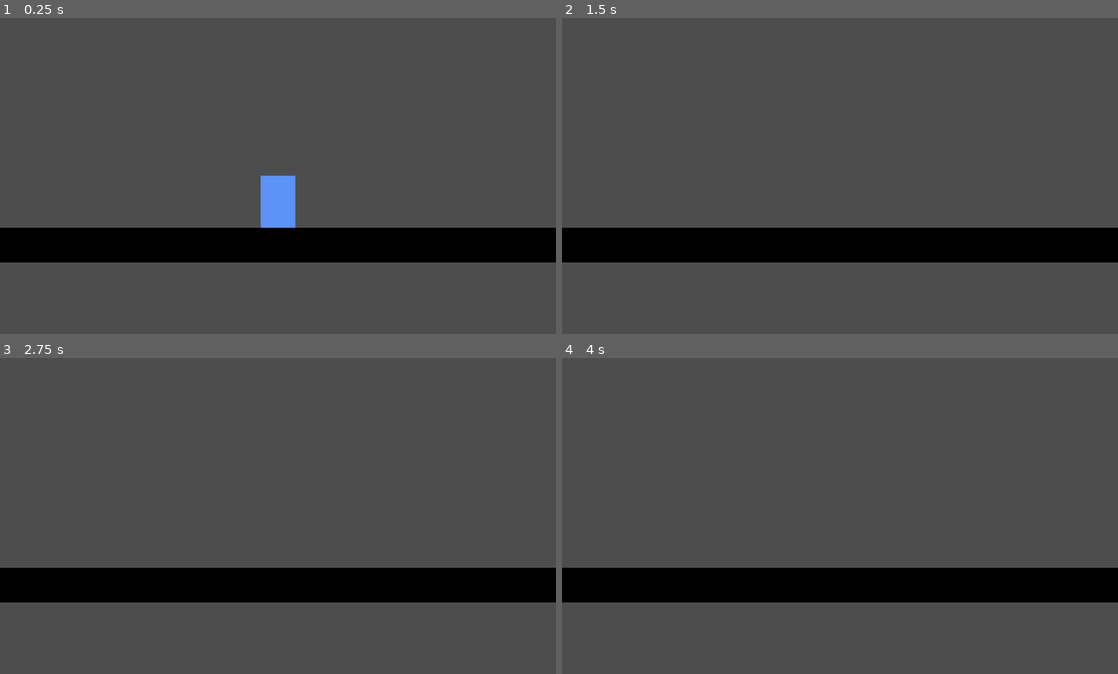
Above: before the commit, frames 1-4 (two rows, left to right).
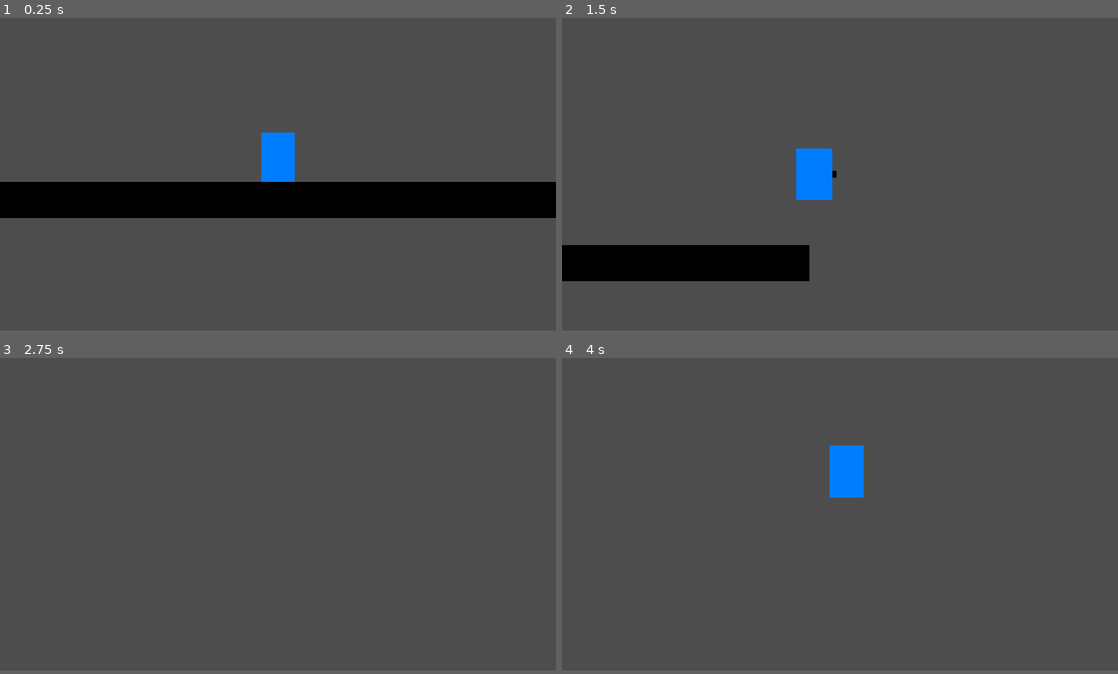
Above: after the commit, the same moments.

Repository: tinsor1/platformer
Game: Godot game, scene res://test.tscn
Two runs of this game, one before a commit and one after it. Both use one fixed random seed, a clock stepped at 60 frames per second and the inputs below.
Inputs:
- Up to frame 1 (0.25 s): no input
- Up to frame 2 (1.5 s): hold L (Dash, bound only after the commit) 0.53-1.28 s; hold D (Move Right) from 0.53 s (still down); tap Space (Jump) at 0.77, 1.07 s; tap Shift (Dash, bound only before the commit) at 0.8, 1.35 s
- Up to frame 3 (2.75 s): tap Space (Jump) at 1.52, 1.82 s; tap S (Look Down) at 1.55, 2.1 s; release D (Move Right) at 2.03 s; hold A (Move Left) from 2.03 s (still down); tap W (Look Up) at 2.3 s
- Up to frame 4 (4 s): tap Enter at 2.75 s; release A (Move Left) at 2.78 s; hold D (Move Right) from 2.78 s (still down); tap W (Look Up) at 2.85 s; tap Space (Jump) at 3.02, 3.05, 3.32, 3.5, 3.6, 3.77 s; hold L (Dash, bound only after the commit) from 3.53 s (still down)
In our replay, the window is 800x455 before the commit and 800x450 after it. These sizes can differ from the game's own. Grey fills any space a smaller window leaves; there, only what the larger window draws over its background counts as a difference.

The runs differ from the first frame. In frame 1, 24% of the frame differs, in the area x 0-100%, y 36-78%; in frame 2, 12%; in frame 3, 11%; in frame 4, 12%.

Commit message:
[04/01/2026 03:14] Set up bare bones of the modular camera, and began work on Metroid Dread / Hyperlight Drifter style free aim setup

Diff:
--- a/player.gd
+++ b/player.gd
@@ -11,38 +11,45 @@
 
 @export_category("Dashing")
 var available_dashes: int = 3
-@export var dash_speed: float = 250.0
 @export var dash_dist: float = 100.0
 var can_redash: bool = false
-@export var redash_window_length: float = 0.25
+@export var redash_window_length: float = 0.5
 var redash_timer: float = 1.0
 var dash_on_cooldown: bool = false
 @export var dash_cooldown: float = 1.0
 var dash_cooldown_timer: float = 1.0
 
 @export_category("Aiming")
+var locked: bool = false
 var prev_aim_dir: Vector2 = Vector2.ZERO
 var aim_dir: Vector2 = Vector2.RIGHT
+@export var gun_rot_speed: float = 10.0
+@export var gun_hold_dist: Vector2 = Vector2(20, 30)
+@onready var gun: MeshInstance2D = $Gun
+var gun_offset: Vector2 = Vector2.ZERO
+
+# camera
+@onready var camera: Camera2D = get_parent().get_node("Camera")
+var cam_offset: Vector2 = Vector2.ZERO
+var cam_offset_multiplier: Vector2 = Vector2(0.3, 0.3)
+var cam_follow_speed: float = 6.0
 
 func _physics_process(delta: float):
 	if !is_on_floor():
 		velocity += get_gravity() * delta
 
 	gather_inputs()
+	move_cam(delta)
 
+	# redash window
 	if can_redash:
-		redash_timer -= delta
-		if redash_timer <= 0:
-			end_dash()
-		velocity = Vector2.ZERO
+		redash_window(delta)
+	elif locked:
+		free_aim()
 	else:
-		if dash_on_cooldown:
-			dash_cooldown_timer -= delta
-			if dash_cooldown_timer <= 0:
-				dash_on_cooldown = false
-				available_dashes = 3
-		movement(delta)
+		normal_movement(delta)
 
+	move_gun(delta)
 	move_and_slide()
 
 func gather_inputs():
@@ -53,38 +60,58 @@
 		jump()
 	# cut jump short if key released early
 	if velocity.y < 0 && !is_on_floor() && Input.is_action_just_released("Jump"):
-		velocity.y = 0
+		velocity.y /= 2
 	# aiming
 	aim_dir = Vector2(
 		Input.get_axis("Move Left", "Move Right"),
 		Input.get_axis("Look Up", "Look Down")
 	).normalized()
+	# free aim
+	if Input.is_action_just_pressed("Aim"):
+		locked = true
+	if Input.is_action_just_released("Aim"):
+		locked = false
+		gun_offset = Vector2.ZERO
+	# dashing
+	if Input.is_action_just_pressed("Dash") && !dash_on_cooldown:
+		start_dash()
 
-	aim()
+func redash_window(delta):
+	redash_timer -= delta
+	if redash_timer <= 0:
+		end_dash()
+	velocity = Vector2.ZERO
 
-func aim():
-	var new_aim_dir = Vector2(
-		Input.get_axis("Move Left", "Move Right"),
-		Input.get_axis("Look Up", "Look Down")
-	).normalized()
+func normal_movement(delta):
+	if dash_on_cooldown:
+		dash_cooldown_timer -= delta
+		if dash_cooldown_timer <= 0:
+			dash_on_cooldown = false
+			available_dashes = 3
+	movement(delta)
 
-	if Input.is_action_just_pressed("Dash"):
-		if !dash_on_cooldown && available_dashes > 0:
-				aim_dir = new_aim_dir if new_aim_dir != Vector2.ZERO else aim_dir
-				start_dash()
-	elif can_redash && available_dashes > 0:
-		# Flick redash: stick moved from neutral while dash is held
-		if Input.is_action_pressed("Dash") && prev_aim_dir == Vector2.ZERO && new_aim_dir != Vector2.ZERO:
-			aim_dir = new_aim_dir
-			start_dash()
+func free_aim():
+	if is_on_floor():
+		velocity.x = 0
+	if aim_dir != Vector2.ZERO:
+		gun_offset = aim_dir.normalized()
+	else:
+		gun_offset = Vector2(facing_dir, 0)
 
-	prev_aim_dir = new_aim_dir
-	aim_dir = new_aim_dir if new_aim_dir != Vector2.ZERO else aim_dir
+	if aim_dir.x < 0:
+		facing_dir = -1
+	elif aim_dir.x > 0:
+		facing_dir = 1
+
+func move_gun(delta):
+	gun.position = gun.position.lerp(gun_offset * gun_hold_dist, gun_rot_speed * delta)
+	gun.look_at(position)
 
 func jump():
 	velocity.y = -jump_force
 
 func movement(delta):
+	# basic movement
 	if input_dir.x != 0:
 		velocity.x = input_dir.x * move_speed
 		if input_dir.x > 0:
@@ -92,26 +119,40 @@
 		else:
 			facing_dir = -1
 	else:
+		# friction
 		if is_on_floor():
 			velocity.x = 0
 		else:
 			velocity.x = move_toward(velocity.x, 0, friction * delta)
 
 func start_dash():
+	locked = false
 	available_dashes -= 1
 	if aim_dir != Vector2.ZERO:
-		#velocity = aim_dir * dash_speed
 		position += aim_dir * dash_dist
 	else:
-		#velocity = Vector2(facing_dir * dash_speed, 0)
 		position += Vector2(facing_dir, 0) * dash_dist
 	start_dash_cooldown()
 
 func start_dash_cooldown():
-	can_redash = true
-	redash_timer = redash_window_length
+	# redash logic
+	if available_dashes > 0:
+		can_redash = true
+		redash_timer = redash_window_length
+	else:
+		end_dash()
 
 func end_dash():
+	available_dashes = 3
 	can_redash = false
 	dash_on_cooldown = true
 	dash_cooldown_timer = dash_cooldown
+
+func move_cam(delta):
+	# move ahead according to player velocity
+	cam_offset = velocity * cam_offset_multiplier
+	# aiming
+	if locked:
+		cam_offset = gun_offset * gun_hold_dist * 2
+	# move camera
+	camera.global_position = camera.global_position.lerp(global_position + cam_offset, cam_follow_speed * delta)
--- a/player.tscn
+++ b/player.tscn
@@ -5,8 +5,15 @@
 [sub_resource type="RectangleShape2D" id="RectangleShape2D_sh265"]
 size = Vector2(20, 30)
 
+[sub_resource type="StandardMaterial3D" id="StandardMaterial3D_4flbx"]
+albedo_color = Color(0.19215687, 0.5764706, 1, 1)
+
 [sub_resource type="BoxMesh" id="BoxMesh_4flbx"]
+material = SubResource("StandardMaterial3D_4flbx")
 size = Vector3(20, 30, 1)
+
+[sub_resource type="BoxMesh" id="BoxMesh_onrkg"]
+size = Vector3(15, 4, 1)
 
 [node name="Player" type="CharacterBody2D" unique_id=1946686918]
 slide_on_ceiling = false
@@ -17,5 +24,10 @@
 shape = SubResource("RectangleShape2D_sh265")
 
 [node name="Sprite" type="MeshInstance2D" parent="." unique_id=876980817]
-modulate = Color(0.3660824, 0.5703481, 0.9630285, 1)
+modulate = Color(0, 0.49019608, 1, 1)
+z_index = 1
 mesh = SubResource("BoxMesh_4flbx")
+
+[node name="Gun" type="MeshInstance2D" parent="." unique_id=1986856903]
+modulate = Color(0, 0, 0, 1)
+mesh = SubResource("BoxMesh_onrkg")
--- a/project.godot
+++ b/project.godot
@@ -19,6 +19,11 @@
 
 window/size/viewport_width=2592
 window/size/viewport_height=1458
+window/stretch/mode="canvas_items"
+
+[global_group]
+
+Level=""
 
 [input]
 
@@ -44,8 +49,8 @@
 }
 Dash={
 "deadzone": 0.2,
-"events": [Object(InputEventKey,"resource_local_to_scene":false,"resource_name":"","device":-1,"window_id":0,"alt_pressed":false,"shift_pressed":false,"ctrl_pressed":false,"meta_pressed":false,"pressed":false,"keycode":0,"physical_keycode":4194325,"key_label":0,"unicode":0,"location":0,"echo":false,"script":null)
-, Object(InputEventJoypadButton,"resource_local_to_scene":false,"resource_name":"","device":-1,"button_index":1,"pressure":0.0,"pressed":false,"script":null)
+"events": [Object(InputEventJoypadButton,"resource_local_to_scene":false,"resource_name":"","device":-1,"button_index":1,"pressure":0.0,"pressed":false,"script":null)
+, Object(InputEventKey,"resource_local_to_scene":false,"resource_name":"","device":-1,"window_id":0,"alt_pressed":false,"shift_pressed":false,"ctrl_pressed":false,"meta_pressed":false,"pressed":false,"keycode":0,"physical_keycode":76,"key_label":0,"unicode":108,"location":0,"echo":false,"script":null)
 ]
 }
 "Look Up"={
@@ -62,6 +67,12 @@
 , Object(InputEventJoypadMotion,"resource_local_to_scene":false,"resource_name":"","device":-1,"axis":1,"axis_value":1.0,"script":null)
 ]
 }
+Aim={
+"deadzone": 0.2,
+"events": [Object(InputEventKey,"resource_local_to_scene":false,"resource_name":"","device":-1,"window_id":0,"alt_pressed":false,"shift_pressed":false,"ctrl_pressed":false,"meta_pressed":false,"pressed":false,"keycode":0,"physical_keycode":4194325,"key_label":0,"unicode":0,"location":0,"echo":false,"script":null)
+, Object(InputEventJoypadMotion,"resource_local_to_scene":false,"resource_name":"","device":-1,"axis":4,"axis_value":1.0,"script":null)
+]
+}
 
 [physics]
 
--- a/test.tscn
+++ b/test.tscn
@@ -14,7 +14,7 @@
 
 [node name="Level" type="Node2D" parent="." unique_id=1835339382]
 
-[node name="StaticBody2D" type="StaticBody2D" parent="Level" unique_id=1989784436]
+[node name="StaticBody2D" type="StaticBody2D" parent="Level" unique_id=1989784436 groups=["Level"]]
 position = Vector2(0, 40)
 
 [node name="CollisionShape2D" type="CollisionShape2D" parent="Level/StaticBody2D" unique_id=723026924]
